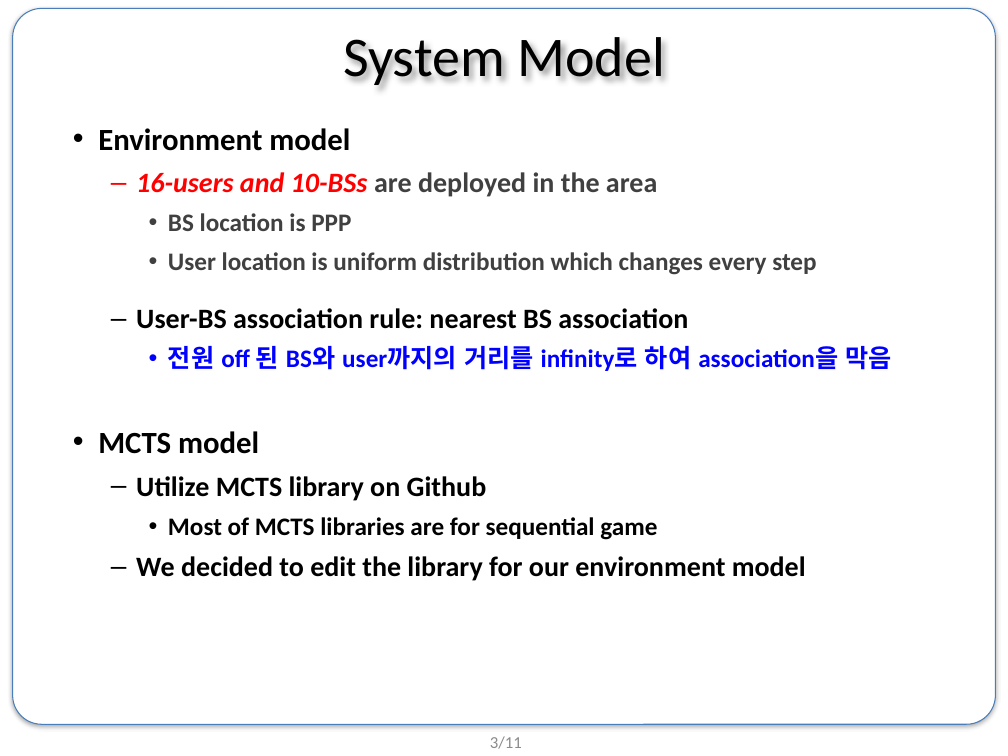
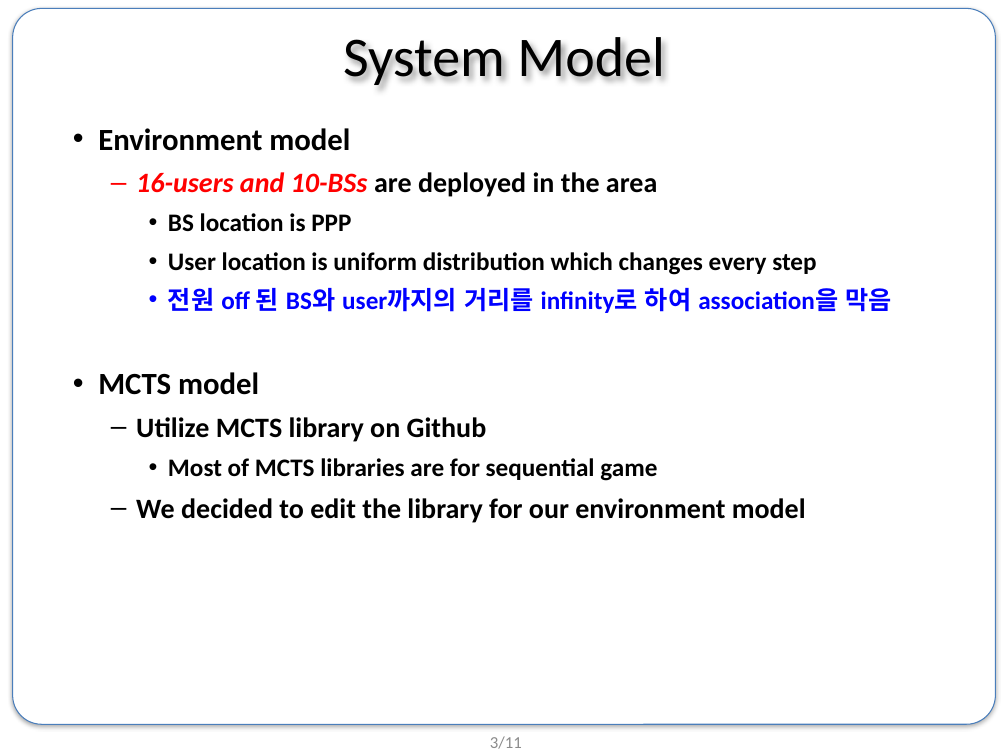
Before and after one commit to BongSangKim/UGRP, a slide deck: slide 3 of Survey meeting/0719 survey/190719 UGRP 발표자료.pptx. Drawn at 1008x756 pixels with LibreOffice and Linux fonts; fonts in the diff are those of the drawing; background and template pictures are left out. Boxes give left, top, right and bottom in pixels: in the first picture for what was removed or moved away, otherwise in the second. Text is boxed around its words. In the diff, an @@ line names an element or a change of style, - is before the commit and + after.

```diff
--- a/Survey meeting/0719 survey/190719 UGRP 발표자료.pptx
+++ b/Survey meeting/0719 survey/190719 UGRP 발표자료.pptx
@@ text at [136,172,816,275]: text colour #404040 to #000000 in "are deployed in the area", "BS location is PPP", "User location is uniform distribution which changes ..." @@
@@ text at [136,308,688,329]: paragraph removed @@
-  – User-BS association rule: nearest BS association
```
Also in this commit, not shown: 2 other slides changed, 2 slides added, 5 slides removed, 2 other files.
